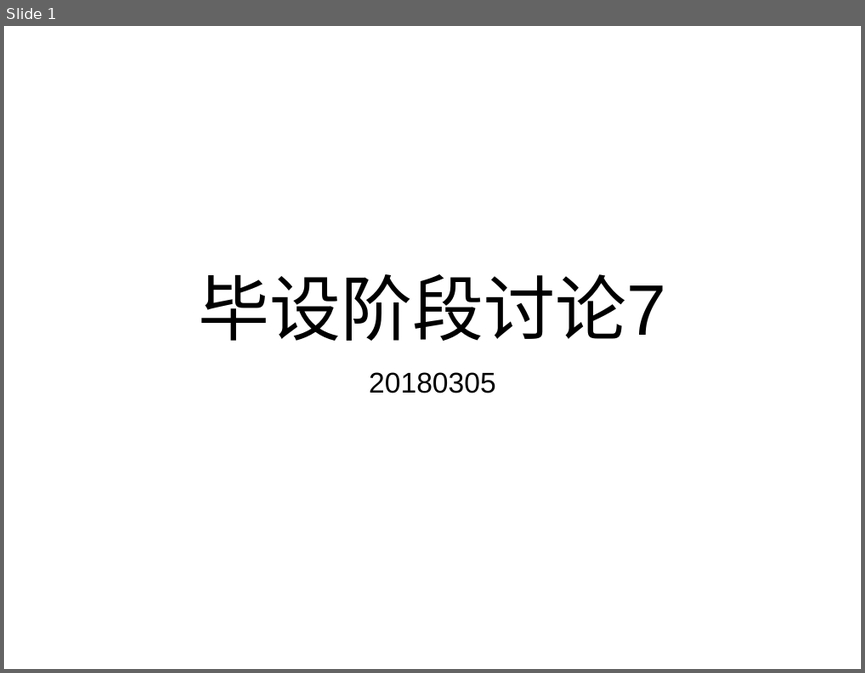
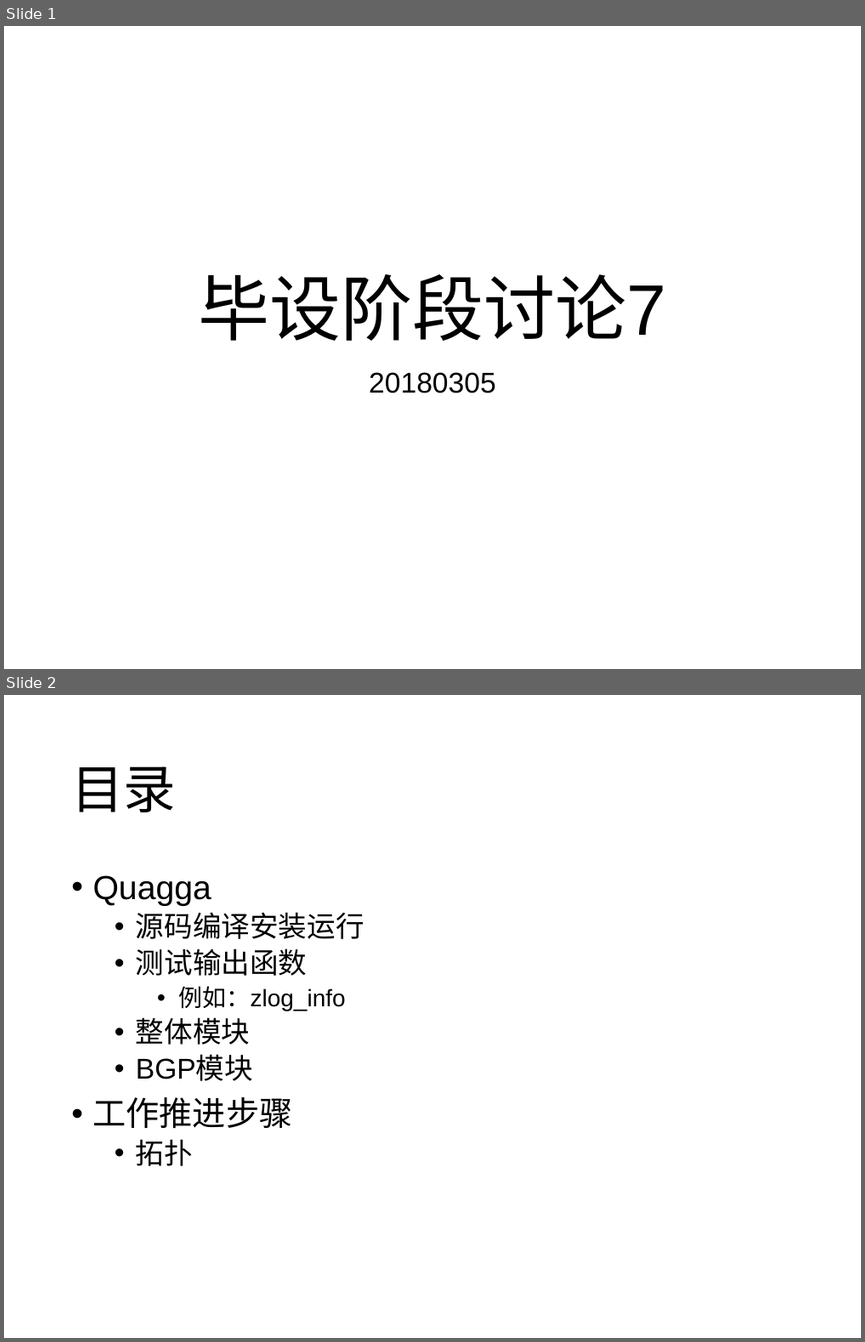
Before and after one commit to wangqing93/ibgp_exp, a slide deck: doc/毕设阶段讨论7.pptx. Shown one above the other, each under a label of ours: slide 1 before the commit, slides 1 and 2 after it. The pictures are 865x673 and 865x1342 pixels, drawn with LibreOffice and Linux fonts; fonts in the diff are those of the drawing. Boxes give left, top, right and bottom in pixels: in the first picture for what was removed or moved away, otherwise in the second. Text is boxed around its words. In the diff, an @@ line names an element or a change of style, - is before the commit and + after.

```diff
--- a/doc/毕设阶段讨论7.pptx
+++ b/doc/毕设阶段讨论7.pptx
@@ slide 2 added at box(4, 695, 861, 1338), background #FFFFFF @@
@@ title added at box(71, 766, 176, 812), 44 pt, text #000000 @@
+目录
@@ text added at box(93, 875, 364, 1166), 24 pt, text #000000 @@
+• Quagga
+  • 源码编译安装运行
+  • 测试输出函数
+    • 例如：zlog_info
+  • 整体模块
+  • BGP模块
+• 工作推进步骤
+  • 拓扑
```
Also in this commit, not shown: 9 other slides added.
